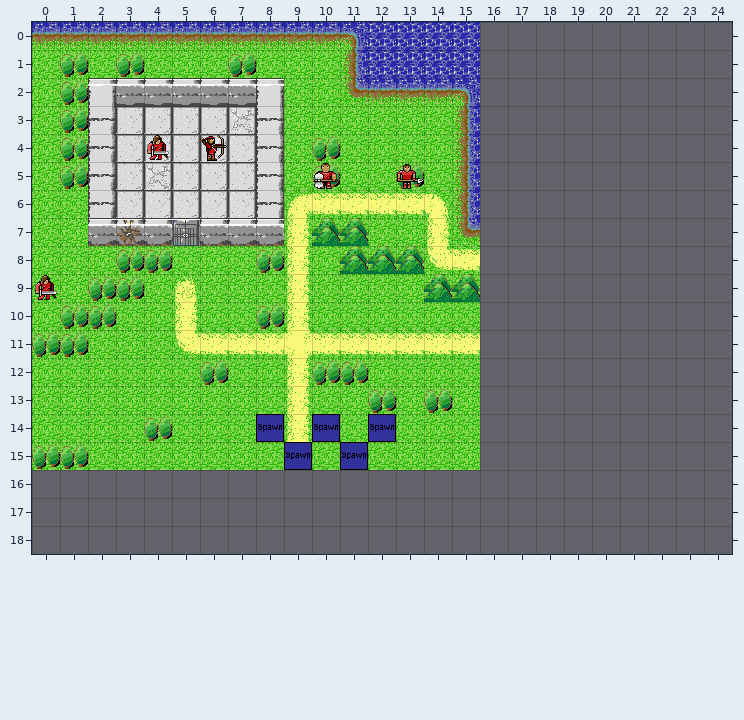
An edit to a level. Tiled map (JSON), content/maps/map0.json. This is how it looked before the edit.
Cells are 32x32 px. Shown: x 0..24, y 0..18. The old version is drawn lined up with the new one.
Once edited:
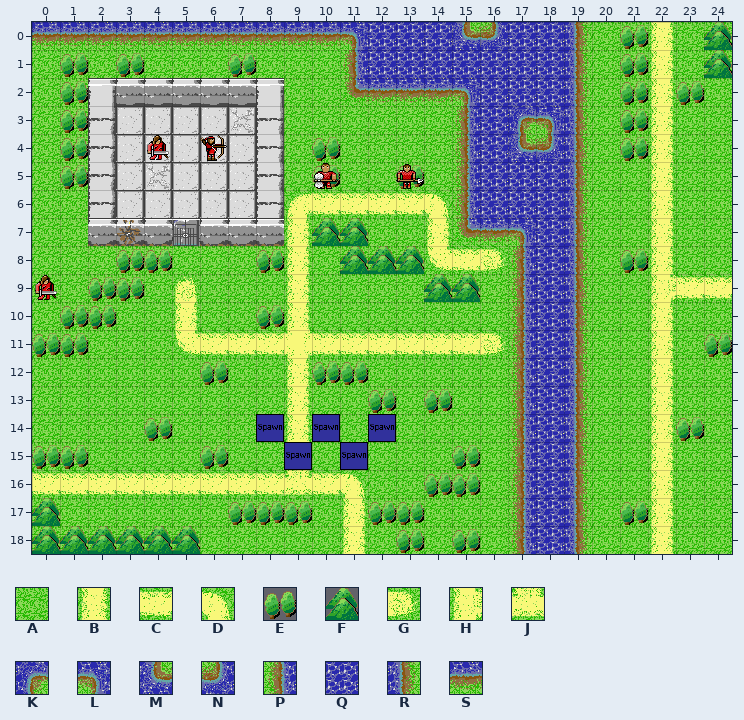
Key: from "terrain": A 0, B 4, C 6, D 9, E 10, F 11, G 16, H 17, J 28, K 35, L 36, M 45, N 46, P 47, Q 48, R 49, S 58.
_ is an empty cell.
The edit:
map size 16x16 -> 25x19 cells
Layer "Terrain":
The author put tile A in row 0 at x 21 and 24; in rows 1 to 8 at x 20 to 21 and 23 to 24; in row 9 at x 16 and 20 to 21; in row 10 at x 16, 20 to 21 and 23 to 24; in row 11 at x 20 to 21 and 23 to 24; in rows 12 to 15 at x 16, 20 to 21 and 23 to 24.
The author put tile A in row 16 at x 12 to 16, 20 to 21 and 23 to 24; in rows 17 to 18 at x 0 to 10, 12 to 16, 20 to 21 and 23 to 24.
The author put tile B in rows 17 to 18 at x 11.
The author put tile C in row 16 at x 0 to 8 and 10.
The author put tile D in row 16 at x 11.
The author put tile J in row 16 at x 9.
Layer "Features":
The author put tile A in row 0 at x 20 and 23.
The author put tile B in rows 0 to 8 at x 22; in rows 10 to 18 at x 22.
The author put tile C in row 9 at x 23 to 24.
The author put tile E in rows 0 to 1 at x 21; in row 2 at x 21 and 23; in rows 3 to 4 at x 21; in row 8 at x 21; in row 11 at x 24; in row 14 at x 23.
The author put tile E in row 15 at x 6 and 15; in row 16 at x 14 to 15; in row 17 at x 7 to 9, 12 to 13 and 21; in row 18 at x 13 and 15.
The author put tile F in rows 0 to 1 at x 24; in row 17 at x 0; in row 18 at x 0 to 5.
The author put tile G in row 8 at x 16; in row 11 at x 16.
The author put tile H in row 9 at x 22.
The author put tile K in row 3 at x 17.
The author put tile L in row 3 at x 18; in row 7 at x 17.
Tile Q becomes tile M in row 0 at x 15.
The author put tile M in row 4 at x 17.
The author put tile N in row 0 at x 16; in row 4 at x 18.
The author put tile P in rows 8 to 18 at x 17.
The author put tile Q in row 0 at x 17 to 18; in rows 1 to 2 at x 16 to 18; in rows 3 to 4 at x 16; in rows 5 to 6 at x 16 to 18; in rows 7 to 18 at x 18.
The author put tile R in rows 0 to 18 at x 19.
The author put tile S in row 7 at x 16.
Boxes around the changes in both pictures, in picture pixels (x1, y1, x2, y2):
changed: (32, 22, 732, 554)
